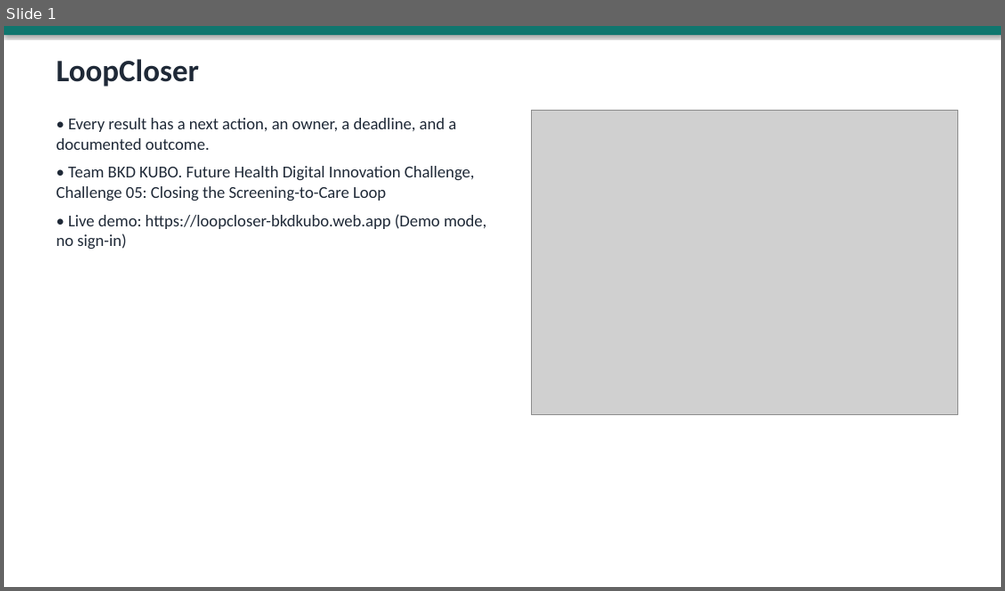
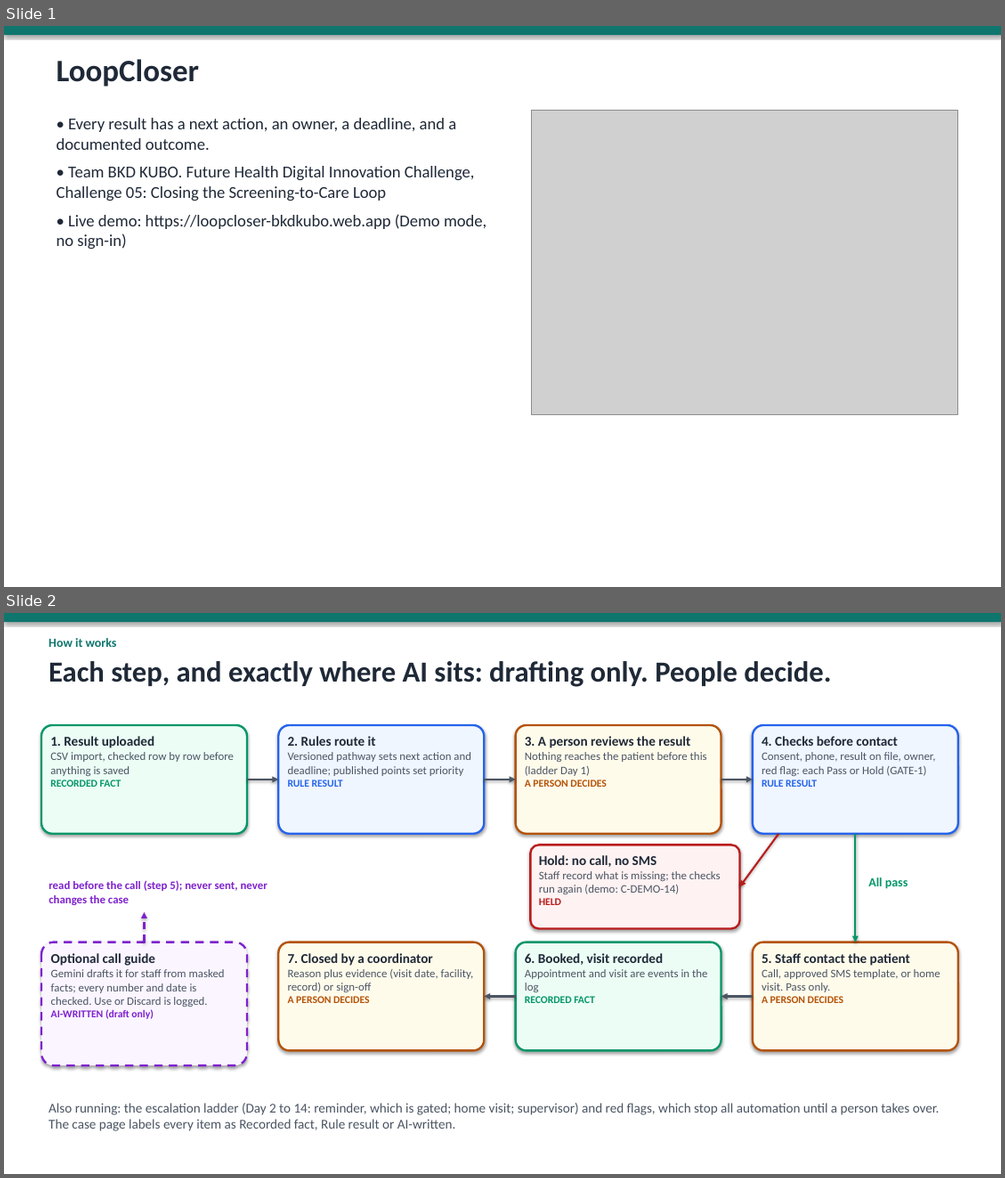
Before and after one commit to BKDKUBO/loopcloser, a slide deck: submission/LoopCloser-deck-DRAFT.pptx. Shown one above the other, each under a label of ours: slide 1 before the commit, slides 1 and 2 after it. The pictures are 1005x591 and 1005x1178 pixels, drawn with LibreOffice and Linux fonts; fonts in the diff are those of the drawing; grey boxes stand for pictures. Boxes give left, top, right and bottom in pixels: in the first picture for what was removed or moved away, otherwise in the second. Text is boxed around its words. In the diff, an @@ line names an element or a change of style, - is before the commit and + after.

Commit message:
deck: workflow slide 2, gates screenshot on safety slide, updated counts; rebuild PPTX/PDF (13 slides)

```diff
--- a/submission/LoopCloser-deck-DRAFT.pptx
+++ b/submission/LoopCloser-deck-DRAFT.pptx
@@ slide 2 added at bbox=[4, 613, 1001, 1174], background #FFFFFF @@
@@ rectangle added at bbox=[4, 613, 1001, 622], fill #0F766E @@
@@ text added at bbox=[48, 638, 117, 647], 12 pt, text #0F766E, bold @@
+How it works
@@ text added at bbox=[48, 661, 831, 687], 28 pt, text #1F2937, bold @@
+Each step, and exactly where AI sits: drafting only. People decide.
@@ rounded rectangle added at bbox=[41, 725, 247, 834], fill #ECFDF5, outline #059669 2 pt, 11 pt, text #4B5563 @@
+1. Result uploaded
+CSV import, checked row by row before anything is saved
+RECORDED FACT
@@ rounded rectangle added at bbox=[278, 725, 484, 834], fill #EFF6FF, outline #2563EB 2 pt, 11 pt, text #4B5563 @@
+2. Rules route it
+Versioned pathway sets next action and deadline; published points set priority
+RULE RESULT
@@ rounded rectangle added at bbox=[516, 725, 721, 834], fill #FFFBEB, outline #B45309 2 pt, 11 pt, text #4B5563 @@
+3. A person reviews the result
+Nothing reaches the patient before this (ladder Day 1)
+A PERSON DECIDES
@@ rounded rectangle added at bbox=[752, 725, 958, 834], fill #EFF6FF, outline #2563EB 2 pt, 11 pt, text #4B5563 @@
+4. Checks before contact
+Consent, phone, result on file, owner, red flag: each Pass or Hold (GATE-1)
+RULE RESULT
@@ arrow added from (247, 779) to (278, 779), #4B5563 1.75 pt @@
@@ arrow added from (484, 779) to (516, 779), #4B5563 1.75 pt @@
@@ arrow added from (721, 779) to (752, 779), #4B5563 1.75 pt @@
@@ rounded rectangle added at bbox=[531, 844, 740, 929], fill #FEF2F2, outline #B91C1C 2 pt, 11 pt, text #4B5563 @@
+Hold: no call, no SMS
+Staff record what is missing; the checks run again (demo: C-DEMO-14)
+HELD
@@ arrow added from (778, 834) to (740, 887), #B91C1C 1.75 pt @@
@@ arrow added from (855, 834) to (855, 942), #059669 1.75 pt @@
@@ text added at bbox=[868, 877, 908, 889], 12 pt, text #059669, bold @@
+All pass
@@ text added at bbox=[48, 880, 267, 905], 11 pt, text #7E22CE, bold @@
+read before the call (step 5); never sent, never changes the case
@@ arrow added from (145, 942) to (145, 912), #7E22CE 1.75 pt dashed @@
@@ rounded rectangle added at bbox=[41, 942, 247, 1065], fill #FAF5FF, outline #7E22CE 2 pt dashed, 11 pt, text #4B5563 @@
+Optional call guide
+Gemini drafts it for staff from masked facts; every number and date is checked. Use or Discard is logged.
+AI-WRITTEN (draft only)
@@ rounded rectangle added at bbox=[278, 942, 484, 1051], fill #FFFBEB, outline #B45309 2 pt, 11 pt, text #4B5563 @@
+7. Closed by a coordinator
+Reason plus evidence (visit date, facility, record) or sign-off
+A PERSON DECIDES
@@ rounded rectangle added at bbox=[516, 942, 721, 1051], fill #ECFDF5, outline #059669 2 pt, 11 pt, text #4B5563 @@
+6. Booked, visit recorded
+Appointment and visit are events in the log
+RECORDED FACT
@@ rounded rectangle added at bbox=[752, 942, 958, 1051], fill #FFFBEB, outline #B45309 2 pt, 11 pt, text #4B5563 @@
+5. Staff contact the patient
+Call, approved SMS template, or home visit. Pass only.
+A PERSON DECIDES
@@ arrow added from (516, 996) to (484, 996), #4B5563 1.75 pt @@
@@ arrow added from (752, 996) to (721, 996), #4B5563 1.75 pt @@
@@ text added at bbox=[48, 1103, 939, 1131], 13 pt, text #4B5563 @@
+Also running: the escalation ladder (Day 2 to 14: reminder, which is gated; home visit; supervisor) and red flags, which stop all automation until a person takes over. The case page labels every item as Recorded fact, Rule result or AI-written.
```
Also in this commit, not shown: 7 slides changed, 4 other files.
